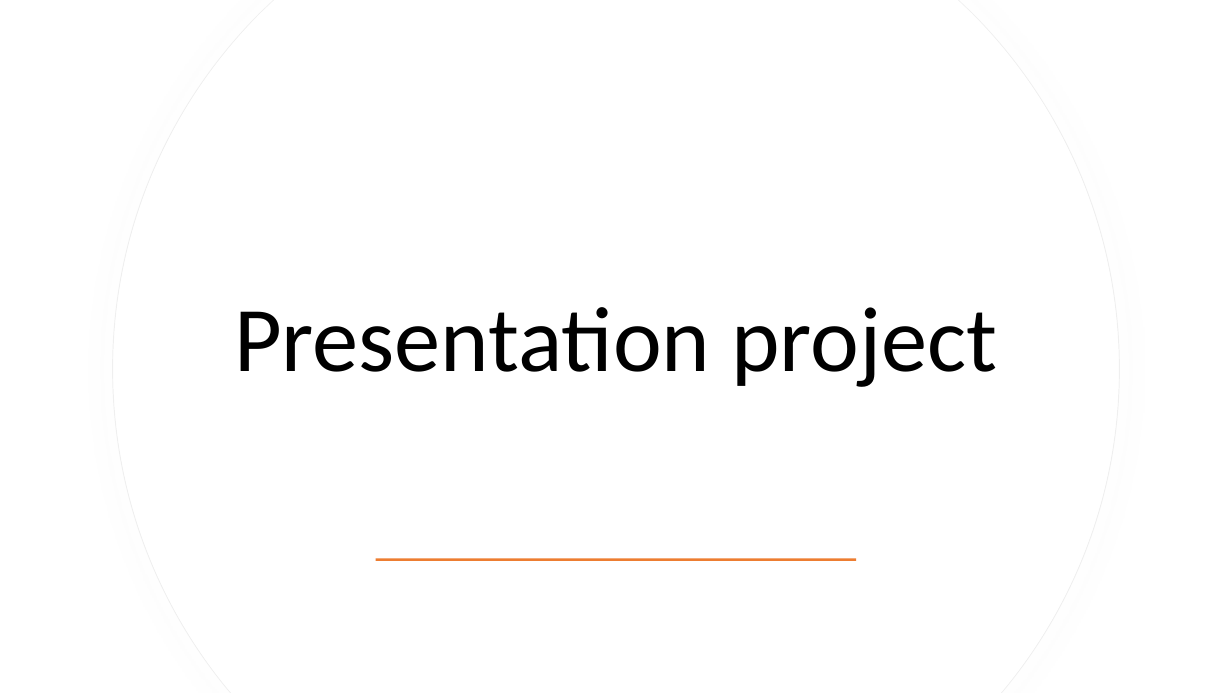
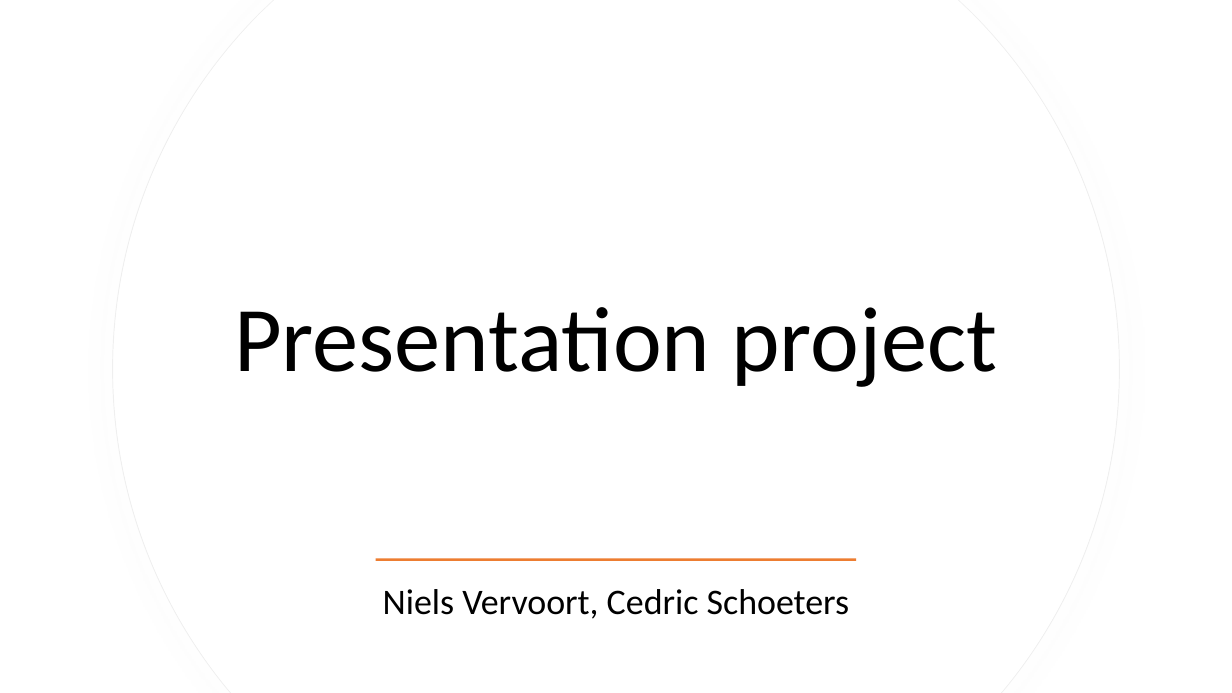
Before and after one commit to nielsver/practice-enterprise, a slide deck: slide 1 of Presentation project.pptx. Drawn at 1232x693 pixels with LibreOffice and Linux fonts; fonts in the diff are those of the drawing. Boxes give left, top, right and bottom in pixels: in the first picture for what was removed or moved away, otherwise in the second. Text is boxed around its words. In the diff, an @@ line names an element or a change of style, - is before the commit and + after.

```diff
--- a/Presentation project.pptx
+++ b/Presentation project.pptx
@@ subtitle added at bbox=[383, 589, 850, 619], 28 pt, text #000000 @@
+Niels Vervoort, Cedric Schoeters
```
Also in this commit, not shown: 1 other slide changed, 3 slides added.
